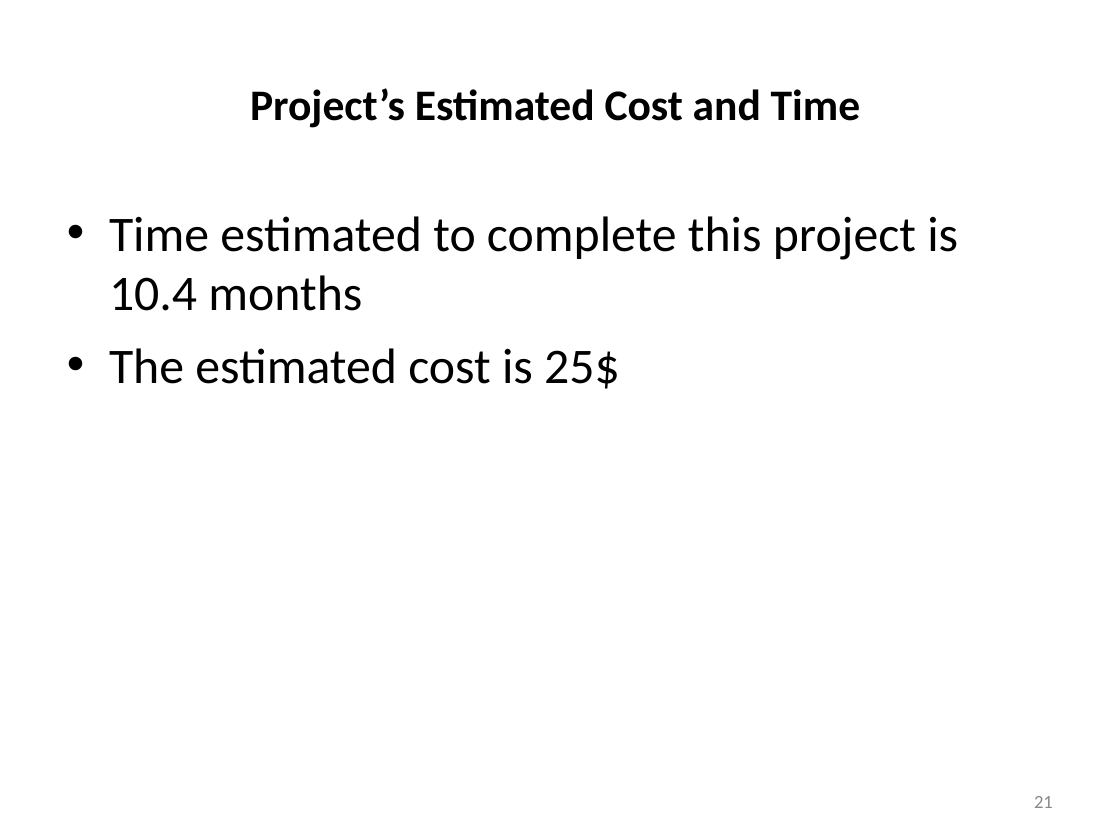
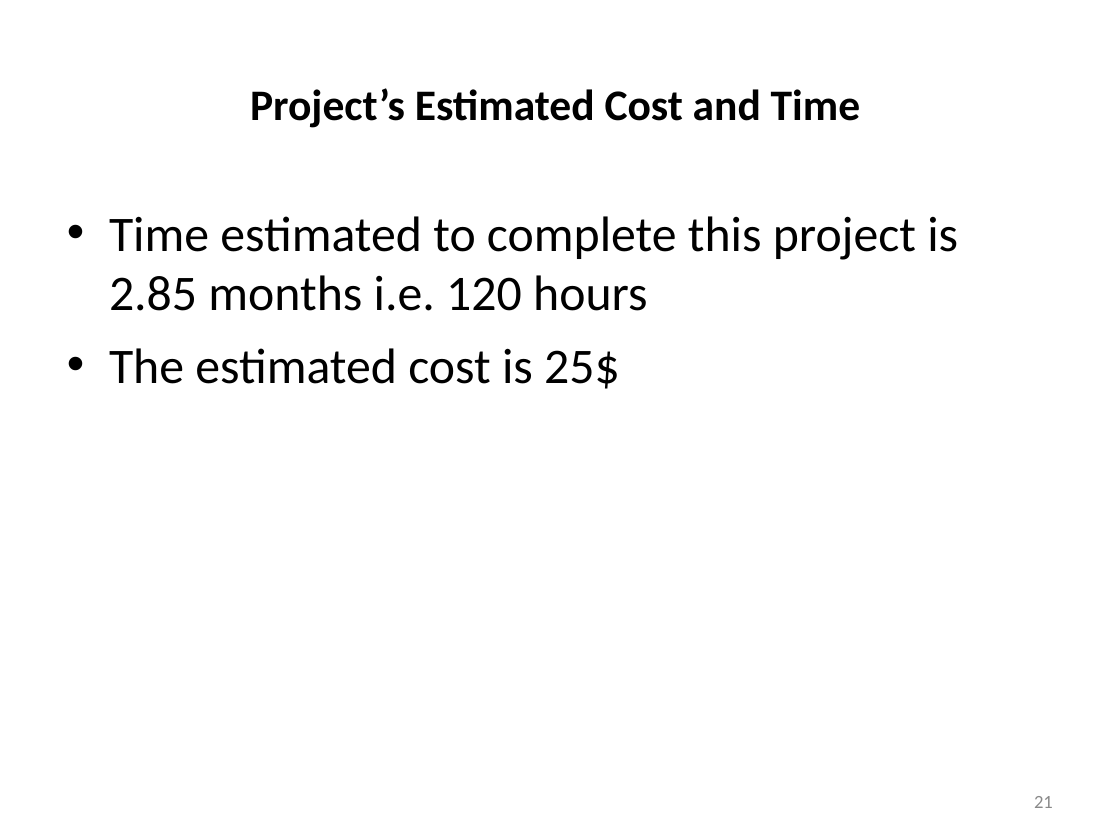
Before and after one commit to harshagarwal2245/Cyberbullying-detection-using-ml, a slide deck: slide 21 of Refrences/Project_Review_Template_III_final.ppt. Drawn at 1120x840 pixels with LibreOffice and Linux fonts; fonts in the diff are those of the drawing. Boxes give left, top, right and bottom in pixels: in the first picture for what was removed or moved away, otherwise in the second. Text is boxed around its words. In the diff, an @@ line names an element or a change of style, - is before the commit and + after.

```diff
--- a/Refrences/Project_Review_Template_III_final.ppt
+++ b/Refrences/Project_Review_Template_III_final.ppt
@@ text at box(109, 216, 958, 311): text changed @@
-• Time estimated to complete this project is 10.4 months
+• Time estimated to complete this project is 2.85 months i.e. 120 hours
```
Also in this commit, not shown: 3 other slides changed, 29 other files.
